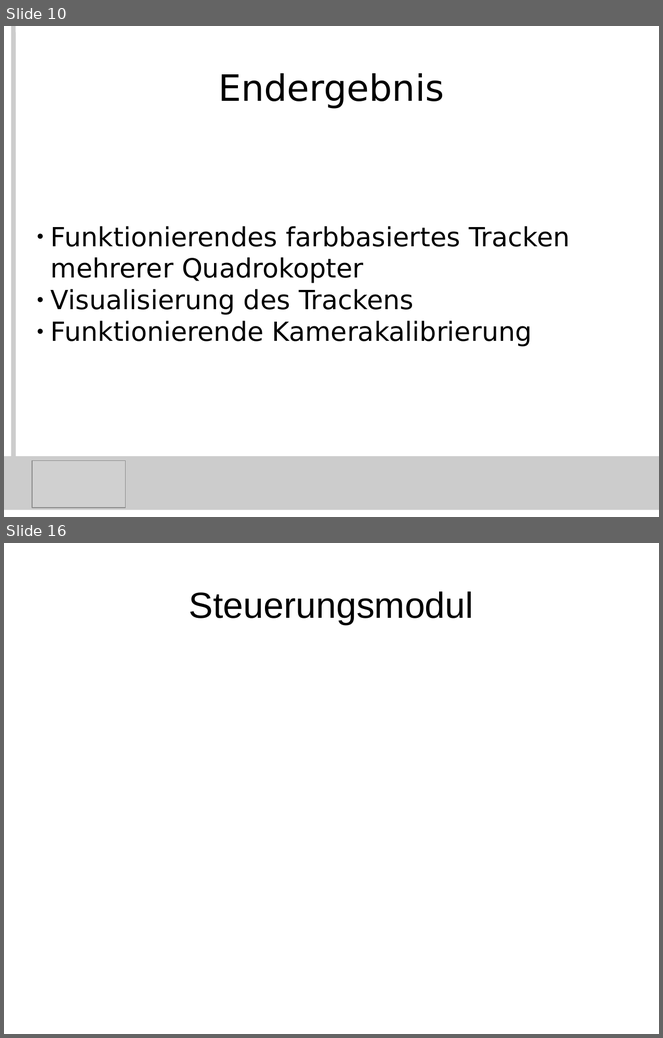
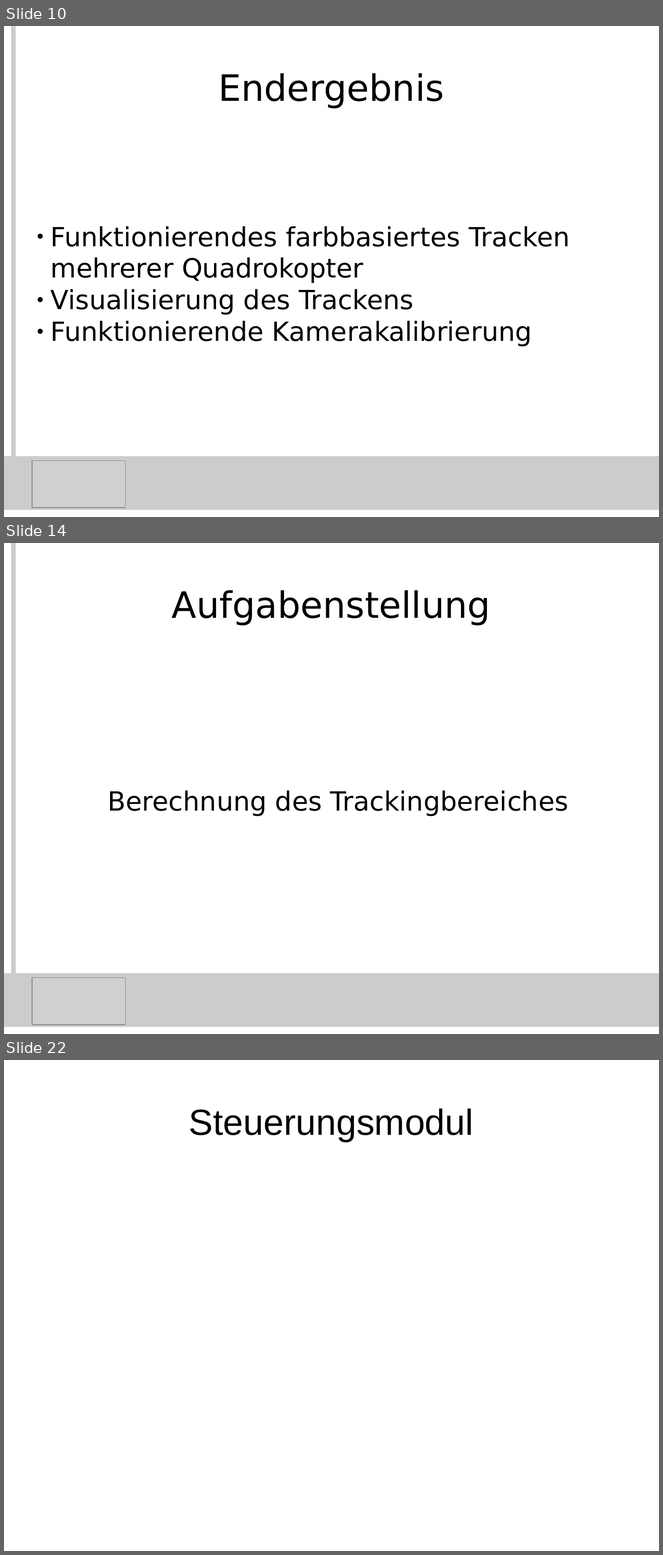
Before and after one commit to KITrokopter/Presentation, a slide deck: PresentationInTotal v0.1.odp. Shown one above the other, each under a label of ours: slides 10 and 16 before the commit, slides 10, 14 and 22 after it; the slides between them are not shown. The pictures are 663x1038 and 663x1555 pixels, drawn with LibreOffice and Linux fonts; fonts in the diff are those of the drawing; grey boxes stand for pictures. Boxes give left, top, right and bottom in pixels: in the first picture for what was removed or moved away, otherwise in the second. Text is boxed around its words. In the diff, an @@ line names an element or a change of style, - is before the commit and + after.

```diff
--- a/PresentationInTotal v0.1.odp
+++ b/PresentationInTotal v0.1.odp
@@ slide 14 added at (x1=4, y1=543, x2=659, y2=1034), background #FFFFFF @@
@@ line added from (13, 543) to (13, 1020), #CCCCCC 5.67 pt @@
@@ title added at (x1=172, y1=590, x2=491, y2=626), 44 pt, text #000000 @@
+Aufgabenstellung
@@ subtitle added at (x1=108, y1=791, x2=569, y2=817), 32 pt, text #000000 @@
+Berechnung des Trackingbereiches
@@ rectangle added at (x1=4, y1=974, x2=659, y2=1028), fill #CCCCCC @@
@@ picture added at (x1=32, y1=978, x2=125, y2=1025) @@
@@ what was slide 16 is now slide 22 @@
```
Also in this commit, not shown: 6 slides changed, 5 other slides added.
